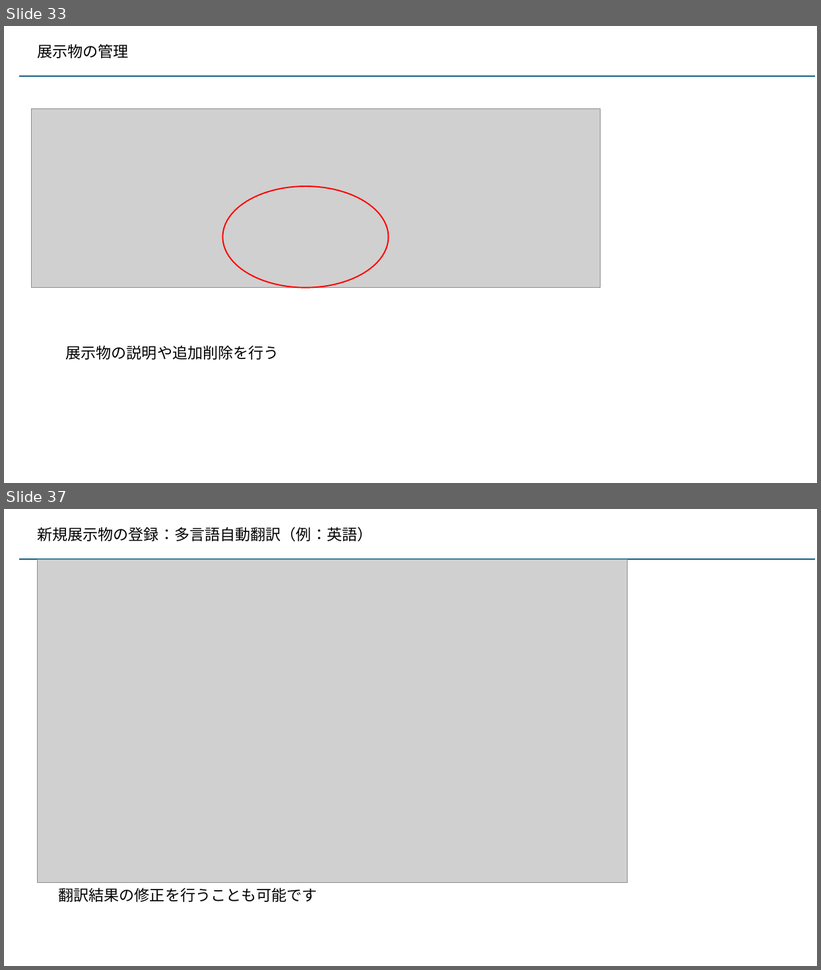
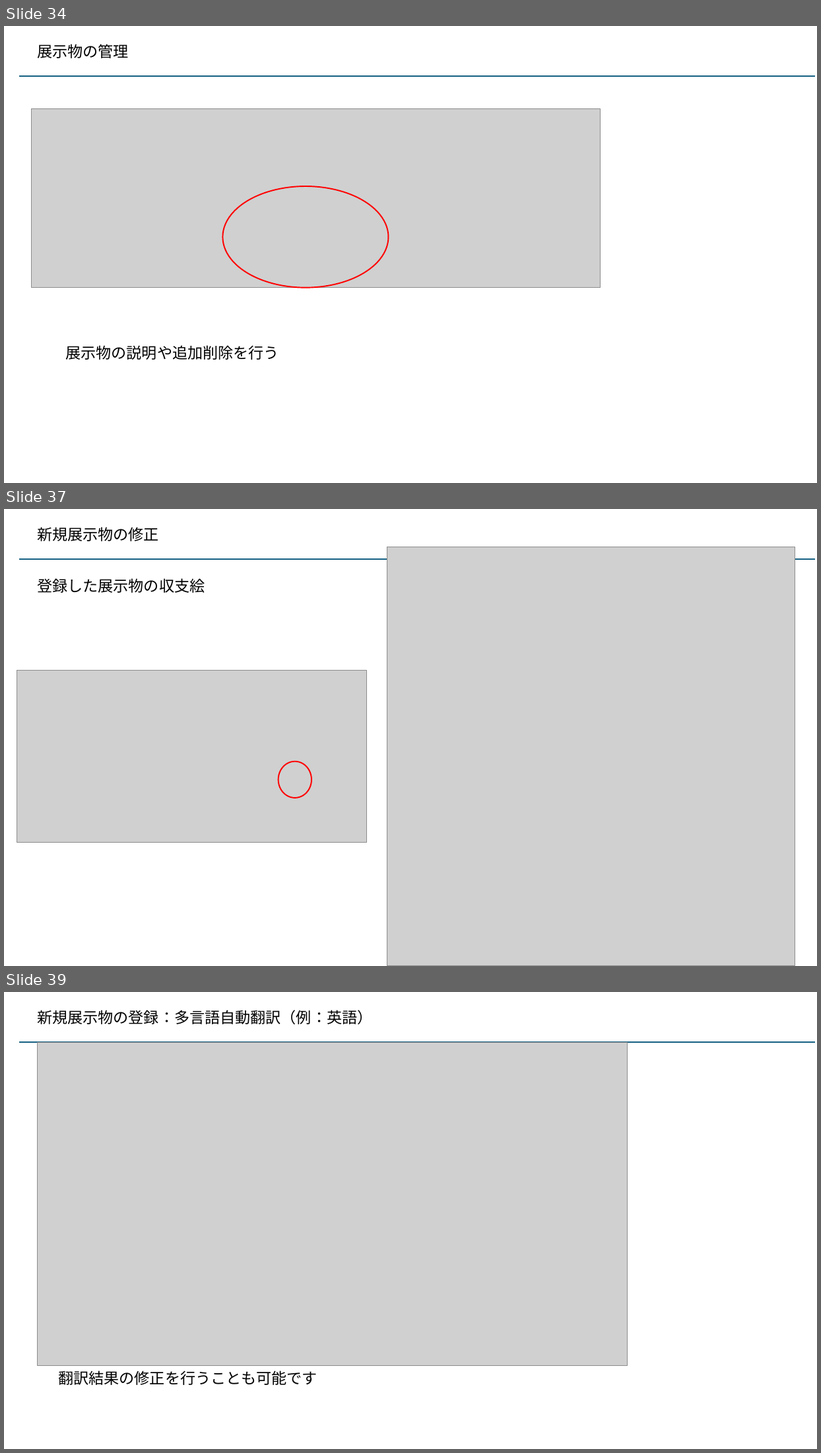
Before and after one commit to kaze-lab/museum_app_proj, a slide deck: 展示物アプリ仕様.pptx. Shown one above the other, each under a label of ours: slides 33 and 37 before the commit, slides 34, 37 and 39 after it; the slides between them are not shown. The pictures are 821x970 and 821x1453 pixels, drawn with LibreOffice and Linux fonts; fonts in the diff are those of the drawing; grey boxes stand for pictures. Boxes give left, top, right and bottom in pixels: in the first picture for what was removed or moved away, otherwise in the second. Text is boxed around its words. In the diff, an @@ line names an element or a change of style, - is before the commit and + after.

```diff
--- a/展示物アプリ仕様.pptx
+++ b/展示物アプリ仕様.pptx
@@ slide 37 added at (4, 509, 817, 966), background #FFFFFF @@
@@ text added at (37, 527, 159, 541), 18 pt, text #000000 @@
+新規展示物の修正
@@ picture added at (387, 547, 795, 966) @@
@@ line added from (19, 560) to (815, 560), #156082 1.5 pt @@
@@ text added at (37, 578, 205, 593), 18 pt, text #000000 @@
+登録した展示物の収支絵
@@ picture added at (17, 671, 366, 843) @@
@@ ellipse added at (279, 762, 312, 798), outline #FF0000 1.5 pt @@
@@ what was slide 33 is now slide 34 @@
@@ what was slide 37 is now slide 39 @@
```
Also in this commit, not shown: 6 slides changed, 1 other slide added, 17 other files.
